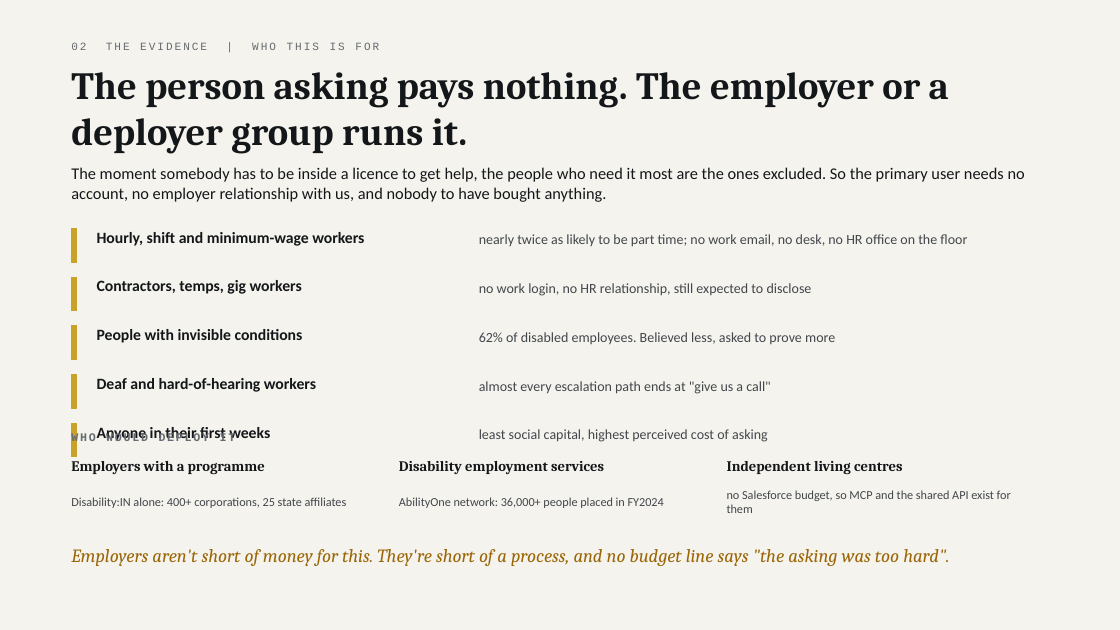
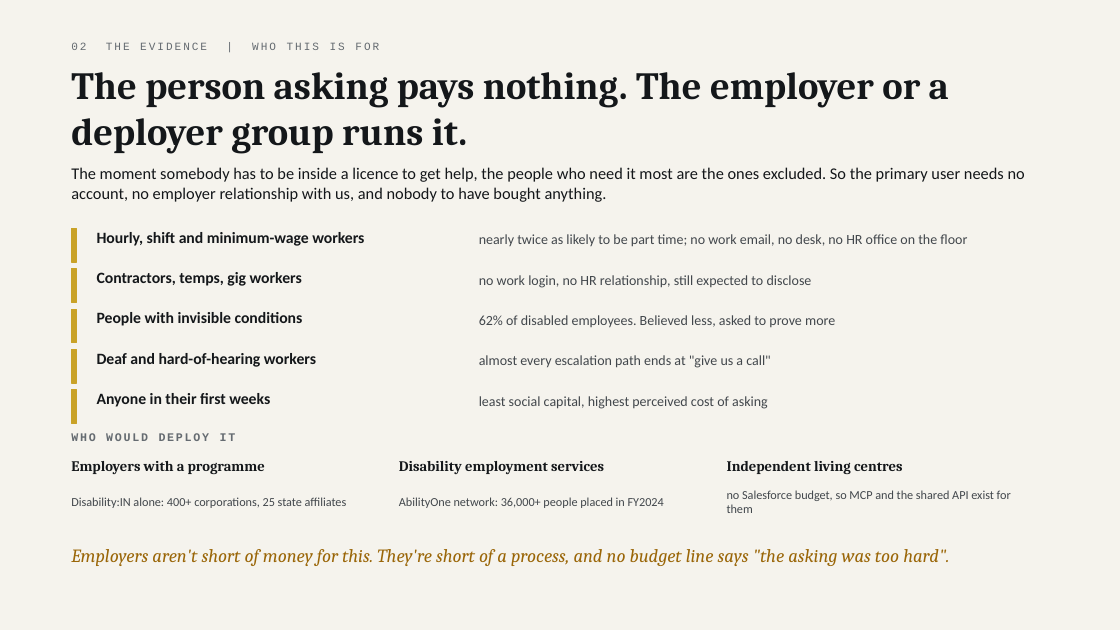
Before and after one commit to parthsevak2/curb-cut, a slide deck: slide 12 of submission/Curb-Cut.pptx. Drawn at 1120x630 pixels with LibreOffice and Linux fonts; fonts in the diff are those of the drawing. Boxes give left, top, right and bottom in pixels: in the first picture for what was removed or moved away, otherwise in the second. Text is boxed around its words. In the diff, an @@ line names an element or a change of style, - is before the commit and + after.

```diff
--- a/submission/Curb-Cut.pptx
+++ b/submission/Curb-Cut.pptx
@@ 2 texts, 1 rectangle: place and size @@
-2 texts, 1 rectangle at <box>71,277,812,311</box>
+2 texts, 1 rectangle at <box>71,269,812,302</box>
@@ 2 texts, 1 rectangle: place and size @@
-2 texts, 1 rectangle at <box>71,326,835,360</box>
+2 texts, 1 rectangle at <box>71,309,835,343</box>
@@ 2 texts, 1 rectangle: place and size @@
-2 texts, 1 rectangle at <box>71,375,771,408</box>
+2 texts, 1 rectangle at <box>71,350,771,383</box>
@@ 2 texts, 1 rectangle: place and size @@
-2 texts, 1 rectangle at <box>71,423,768,457</box>
+2 texts, 1 rectangle at <box>71,390,768,423</box>
```
Also in this commit, not shown: 1 other file.
